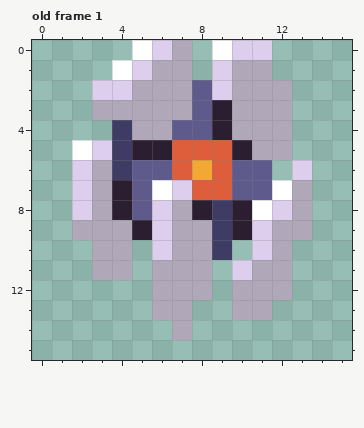
Pixel-art file -- assets/golem_core.aseprite. Above: the version before the commit.
16x16 pixels, 1 frame. Shown: old frame 1. The commit also changed other frames, which this record leaves out.
Once edited:
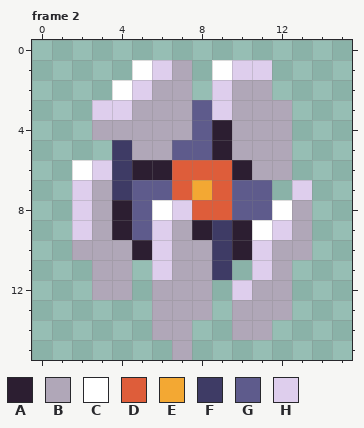
Palette (. is transparent): A #2c1e31  B #b0a7b8  C #ffffff  D #de5d3a  E #f3a833  F #3e3b65  G #5e5b8c  H #deceed
A new or re-ordered frame is compared with the old frame closest to it.
From old to new:
frames 1 -> 3
Frame 2 is new; against old frame 1:
y 0: x 5..7 CHB -> ...; x 9..11 CHH -> ...
y 1: x 4..6 CHB -> .CH; x 9..11 HBB -> CHH
y 2: x 3..5 HHB -> .CH; x 8 G -> .; x 12 B -> .
y 3: x 3..4 BB -> HH; x 9 A -> H
y 4: x 3..4 .F -> BB; x 7 G -> B
y 5: x 2..3 CH -> ..; x 5..10 AADDDA -> BBGGAB
y 6: x 2..3 HB -> CH; x 5..6 GG -> AA; x 8 E -> D; x 10..13 GG.H -> ABB.
y 7: x 4 A -> F; x 6..8 CHD -> GDE; x 12..13 CB -> .H
y 8: x 6..12 HBAFACH -> CHDDGGC
y 9: x 2 B -> H; x 4..5 BA -> AG; x 8 B -> A; x 11..12 HB -> CH
y 10: x 2 . -> B; x 5 . -> A; x 10 . -> A; x 13 . -> B
y 11: x 6 B -> H; x 9..11 .HB -> F.H
y 12: x 3..4 .. -> BB; x 10 B -> H
y 13: x 8 . -> B; x 12 . -> B
y 14: x 6 . -> B; x 10..11 .. -> BB
y 15: x 7 . -> B
Where, in picture pixels (left, top, right, bottom), the same in both pictures:
changed: (72, 40, 312, 360)
